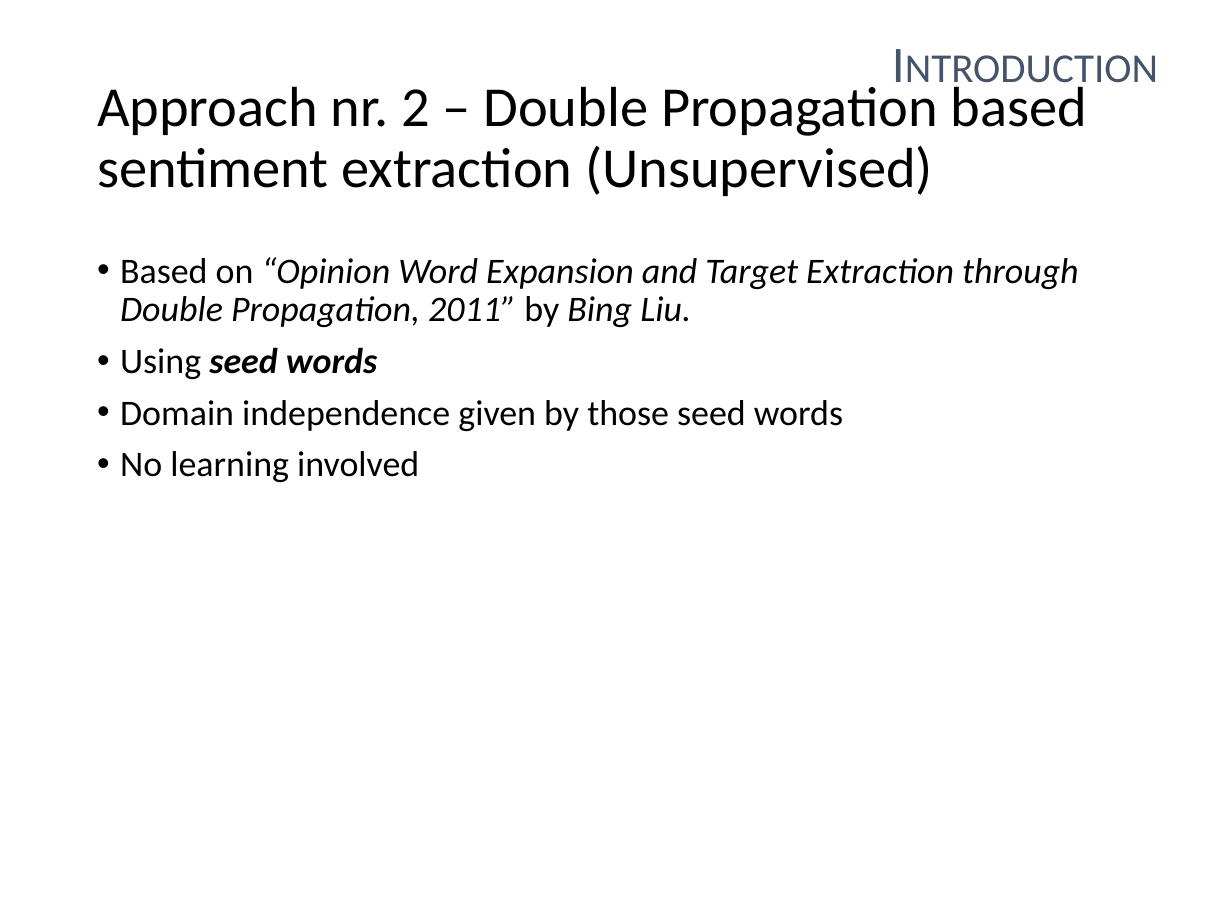
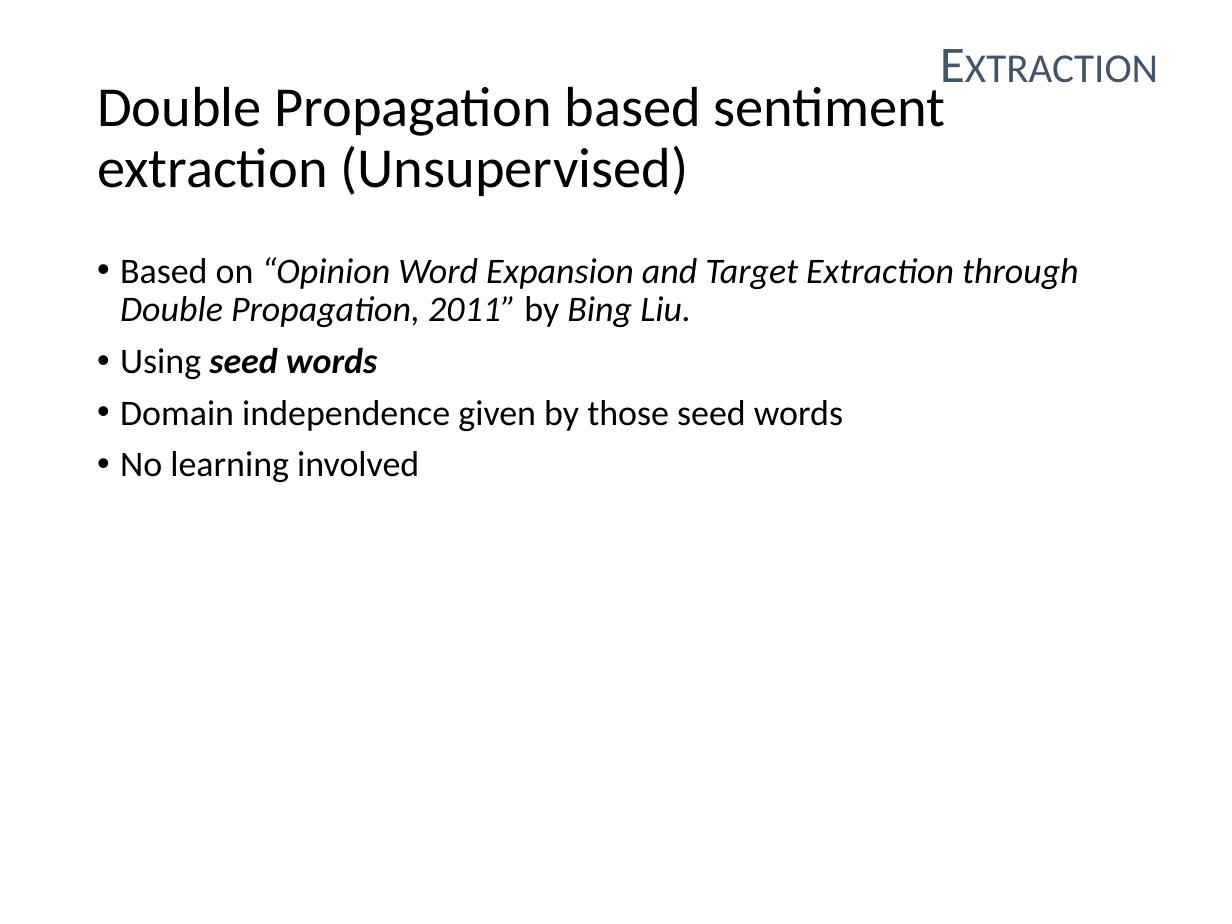
Before and after one commit to dariussuciu/unsupervised-sentiment-analysis, a slide deck: slide 14 of PEM_Presentation.pptx (slide 9 before the commit). Drawn at 1232x924 pixels with LibreOffice and Linux fonts; fonts in the diff are those of the drawing. Boxes give left, top, right and bottom in pixels: in the first picture for what was removed or moved away, otherwise in the second. Text is boxed around its words. In the diff, an @@ line names an element or a change of style, - is before the commit and + after.

```diff
--- a/PEM_Presentation.pptx
+++ b/PEM_Presentation.pptx
@@ text at bbox=[164, 21, 1170, 99]: text changed @@
-Introduction
+Extraction
@@ title at bbox=[97, 79, 946, 196]: text changed @@
-Approach nr. 2 – Double Propagation based sentiment extraction (Unsupervised)
+Double Propagation based sentiment extraction (Unsupervised)
```
Also in this commit, not shown: 19 other slides changed, 4 slides added, 4 slides removed.
